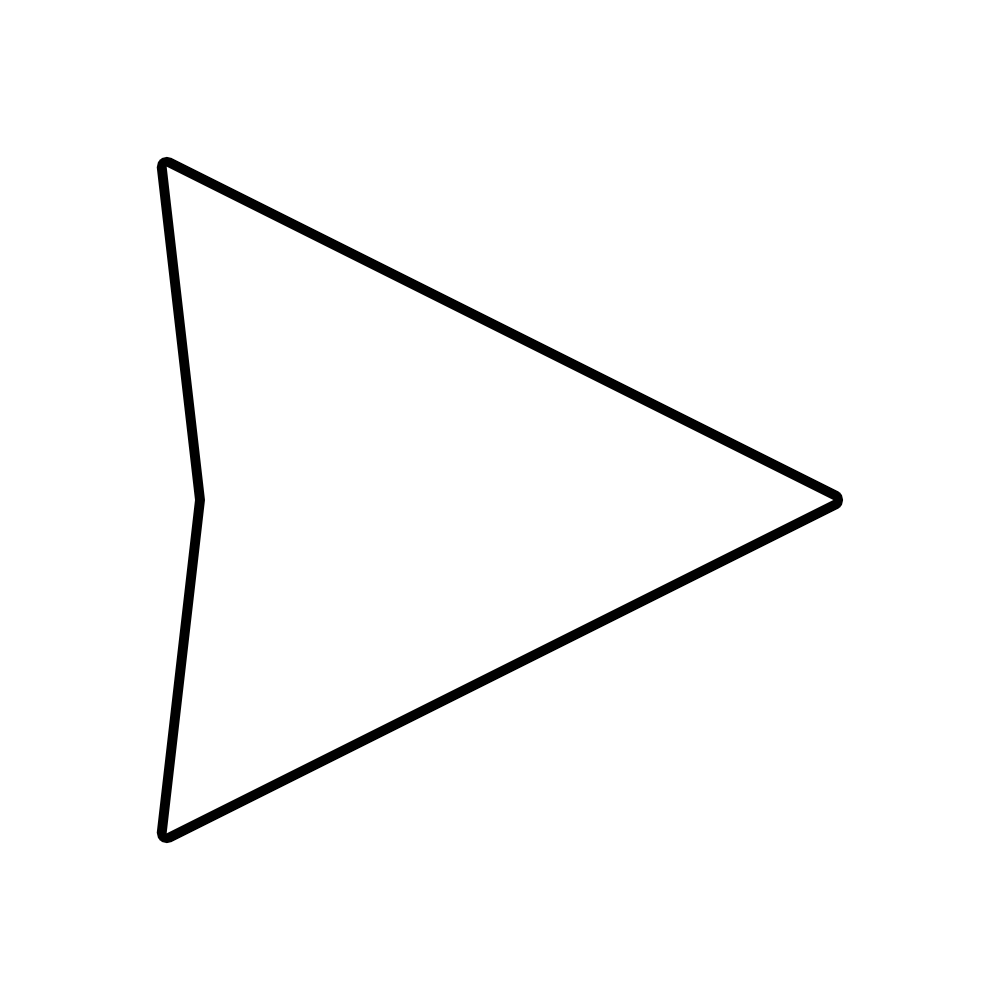
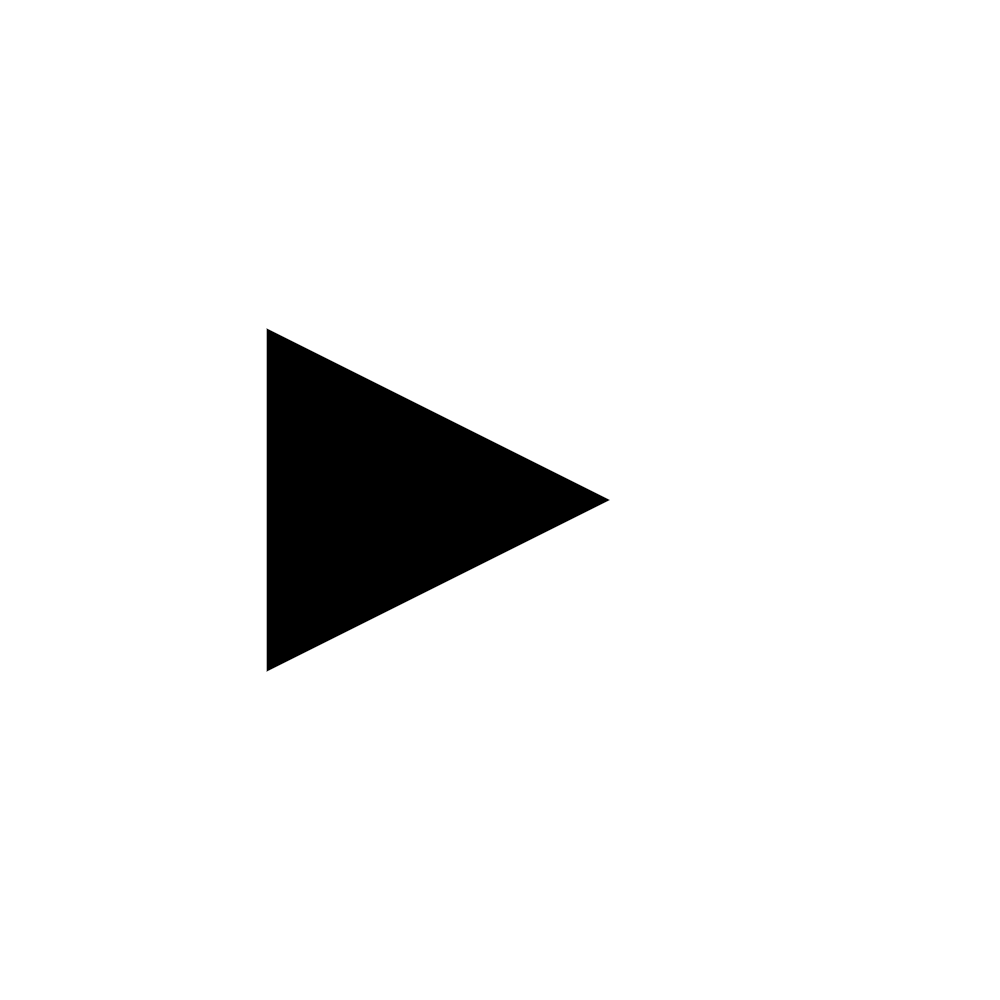
Comparing the layer stacks of the two 1000×1000 images. Changes:
added layer "Layer 2" above "Layer 1 copy" over [166, 166, 834, 834]
renamed "Layer 1" to "Layer 1 copy", hid it over [166, 166, 834, 834]
